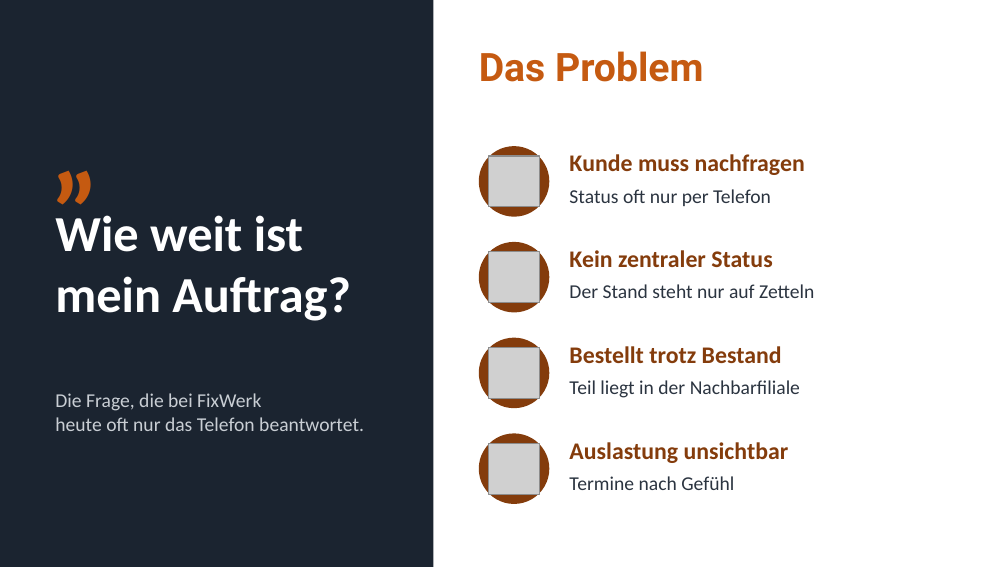
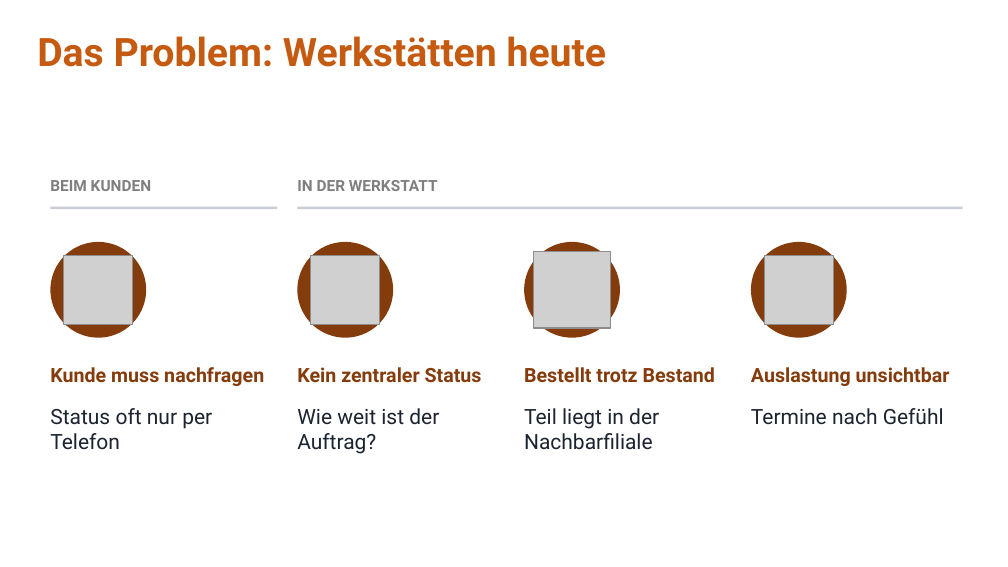
Before and after one commit to jakobschwan123-cmd/casestudy-semester-3, a slide deck: slide 5 of 4_praesentation/Abschlusspraesentation.pptx. Drawn at 1008x567 pixels with LibreOffice and Linux fonts; fonts in the diff are those of the drawing; grey boxes stand for pictures. Boxes give left, top, right and bottom in pixels: in the first picture for what was removed or moved away, otherwise in the second. Text is boxed around its words. In the diff, an @@ line names an element or a change of style, - is before the commit and + after.

```diff
--- a/4_praesentation/Abschlusspraesentation.pptx
+++ b/4_praesentation/Abschlusspraesentation.pptx
@@ rectangle removed at box(0, 0, 433, 566) @@
@@ text "Das Problem: Werkstätten heute" at box(37, 36, 606, 67): vertical alignment middle to top @@
@@ text at box(37, 36, 606, 67): text changed @@
-Das Problem
+Das Problem: Werkstätten heute
@@ text removed at box(50, 76, 393, 166) @@
-„
@@ ellipse removed at box(479, 146, 549, 217) @@
@@ text added at box(50, 180, 151, 191), 11 pt, text #7F7F7F, bold @@
+BEIM KUNDEN
@@ rectangle added at box(50, 207, 277, 210), fill #C9CED4 @@
@@ text added at box(297, 180, 438, 191), 11 pt, text #7F7F7F, bold @@
+IN DER WERKSTATT
@@ rectangle added at box(297, 207, 963, 210), fill #C9CED4 @@
@@ ellipse added at box(50, 242, 146, 338), fill #843C0C @@
@@ picture: place and size @@
-picture at box(489, 156, 539, 207)
+picture at box(64, 255, 132, 324)
@@ ellipse added at box(297, 242, 393, 338), fill #843C0C @@
@@ picture: place and size @@
-picture at box(489, 252, 539, 302)
+picture at box(310, 255, 379, 324)
@@ ellipse: place and size @@
-ellipse at box(479, 242, 549, 312)
+ellipse at box(524, 242, 620, 338)
@@ picture: place and size @@
-picture at box(489, 348, 539, 398)
+picture at box(533, 252, 610, 329)
@@ ellipse added at box(751, 242, 847, 338), fill #843C0C @@
@@ picture: place and size @@
-picture at box(489, 444, 539, 494)
+picture at box(764, 255, 833, 324)
@@ text removed at box(569, 284, 814, 298) @@
-Der Stand steht nur auf Zetteln
@@ ellipse removed at box(479, 338, 549, 408) @@
@@ text "Kunde muss nachfragen": place and size @@
-text "Kunde muss nachfragen" at box(569, 154, 805, 175)
+text "Kunde muss nachfragen" at box(50, 367, 264, 386)
@@ size 17 to 14 pt, font Calibri to Roboto in 4 elements at box(524, 367, 715, 383), box(751, 367, 950, 386), box(50, 367, 264, 386), box(297, 367, 482, 383) @@
@@ text "Kein zentraler Status": place and size @@
-text "Kein zentraler Status" at box(569, 250, 772, 267)
+text "Kein zentraler Status" at box(297, 367, 482, 383)
@@ text "Bestellt trotz Bestand": place and size @@
-text "Bestellt trotz Bestand" at box(569, 346, 782, 363)
+text "Bestellt trotz Bestand" at box(524, 367, 715, 383)
@@ text "Auslastung unsichtbar": place and size @@
-text "Auslastung unsichtbar" at box(569, 442, 789, 463)
+text "Auslastung unsichtbar" at box(751, 367, 950, 386)
@@ size 14 to 15 pt, font Calibri to Roboto, text colour #2B3440 to #1B2430 in 3 elements at box(751, 408, 944, 425), box(524, 408, 659, 450), box(50, 408, 212, 450) @@
@@ text "Status oft nur per Telefon": place and size @@
-text "Status oft nur per Telefon" at box(569, 189, 771, 206)
+text "Status oft nur per Telefon" at box(50, 408, 212, 450)
@@ text removed at box(55, 393, 364, 431) @@
-Die Frage, die bei FixWerk
-heute oft nur das Telefon beantwortet.
@@ text at box(297, 408, 439, 454): text changed; size 36 to 15 pt; font Calibri to Roboto; text colour #FFFFFF to #1B2430; bold off @@
-Wie weit ist
-mein Auftrag?
+Wie weit ist der Auftrag?
@@ text "Teil liegt in der Nachbarfiliale": place and size @@
-text "Teil liegt in der Nachbarfiliale" at box(569, 380, 800, 398)
+text "Teil liegt in der Nachbarfiliale" at box(524, 408, 659, 450)
@@ text "Termine nach Gefühl": place and size @@
-text "Termine nach Gefühl" at box(569, 476, 734, 490)
+text "Termine nach Gefühl" at box(751, 408, 944, 425)
@@ ellipse removed at box(479, 433, 549, 504) @@
```
Also in this commit, not shown: 6 other slides changed, 1 other file.
